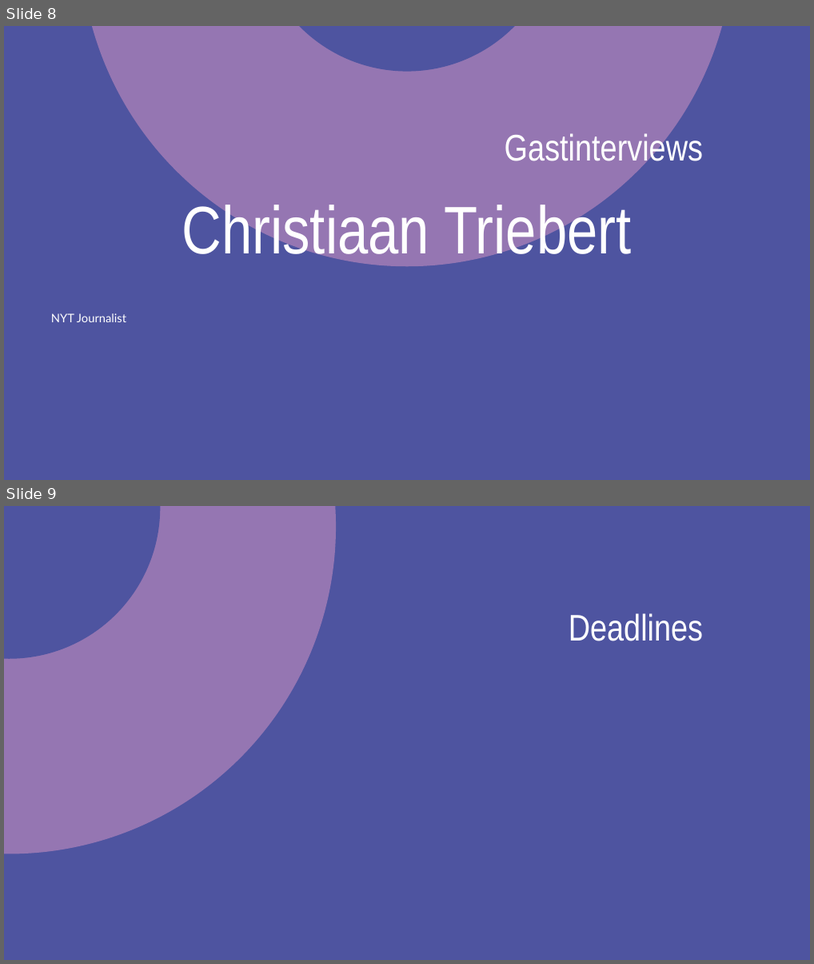
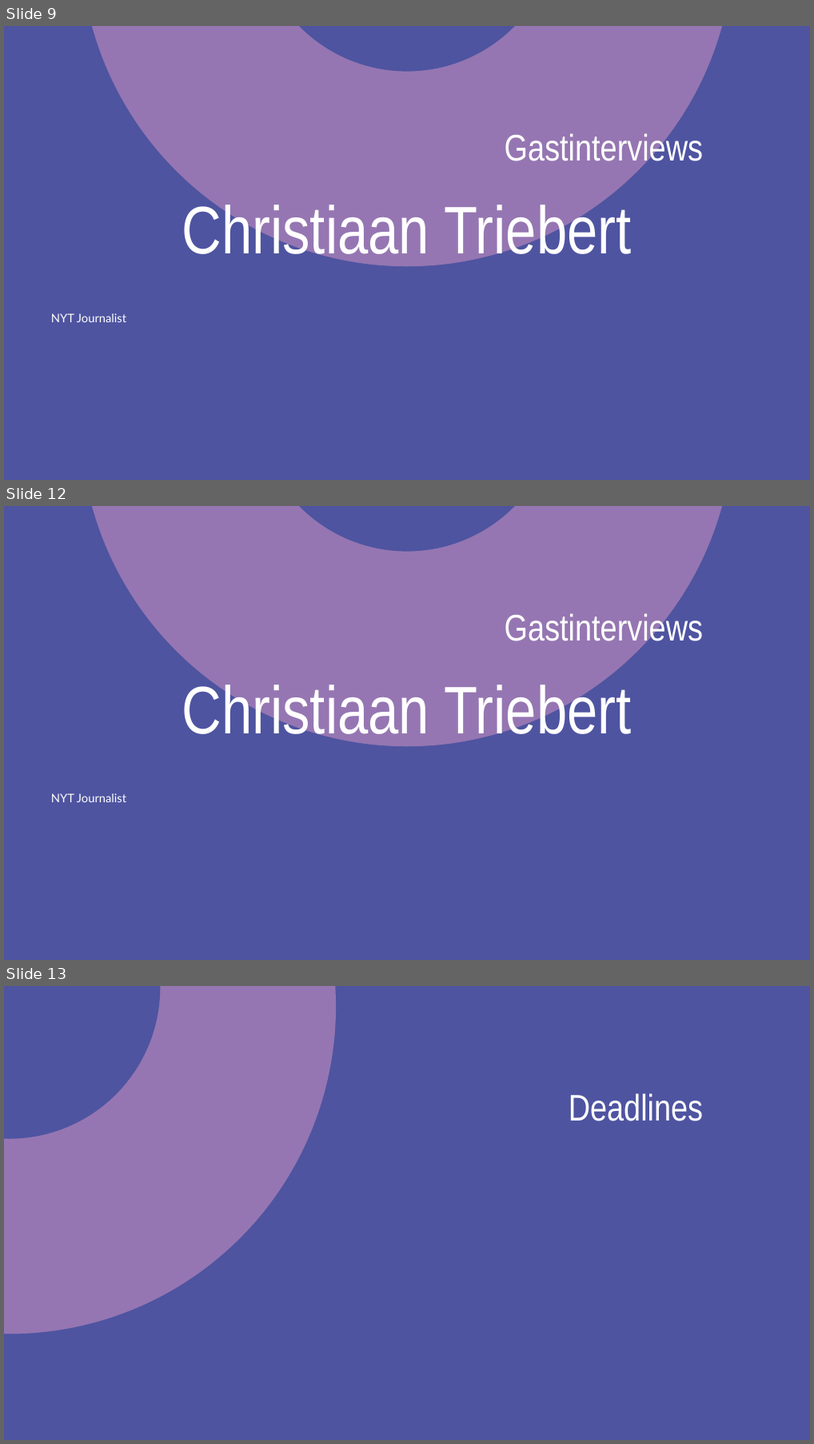
Before and after one commit to JortSiemes/JNM-Premaster, a slide deck: Vakken Y2/Crossmediale onderzoeksweken/EliotHiggins/Aflevering_presentatie.pptx. Shown one above the other, each under a label of ours: slides 8 and 9 before the commit, slides 9, 12 and 13 after it; the slides between them are not shown. The pictures are 814x964 and 814x1444 pixels, drawn with LibreOffice and Linux fonts; fonts in the diff are those of the drawing; background and template pictures are left out. Boxes give left, top, right and bottom in pixels: in the first picture for what was removed or moved away, otherwise in the second. Text is boxed around its words. In the diff, an @@ line names an element or a change of style, - is before the commit and + after.

```diff
--- a/Vakken Y2/Crossmediale onderzoeksweken/EliotHiggins/Aflevering_presentatie.pptx
+++ b/Vakken Y2/Crossmediale onderzoeksweken/EliotHiggins/Aflevering_presentatie.pptx
@@ slide 12 added at (x1=4, y1=506, x2=810, y2=960), background picture (left out) @@
@@ ellipse added at (x1=80, y1=506, x2=734, y2=746), fill #9576B2 @@
@@ ellipse added at (x1=256, y1=506, x2=558, y2=552), fill #4E54A0 @@
@@ text added at (x1=505, y1=611, x2=703, y2=648), 44 pt, text #FFFFFF @@
+Gastinterviews
@@ text added at (x1=182, y1=679, x2=632, y2=745), 80 pt, text #FFFFFF @@
+Christiaan Triebert
@@ text added at (x1=51, y1=793, x2=126, y2=802), 14 pt, text #FFFFFF @@
+NYT Journalist
@@ what was slide 8 is now slide 9 @@
@@ what was slide 9 is now slide 13 @@
```
Also in this commit, not shown: 3 other slides added.
